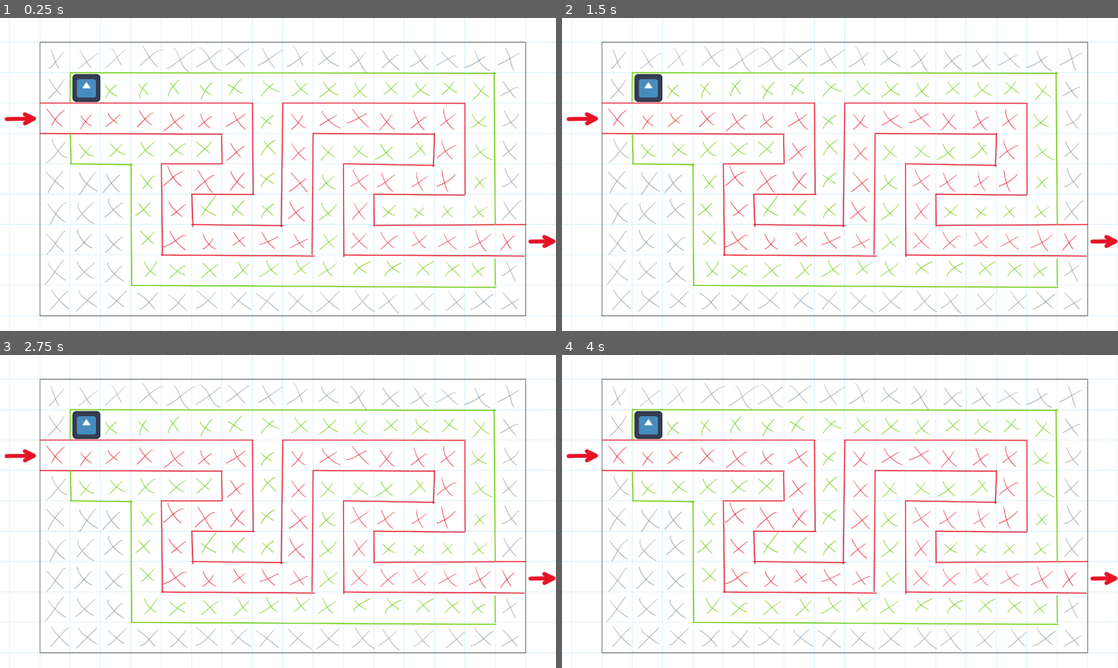
Above: before the commit, frames 1-4 (two rows, left to right).
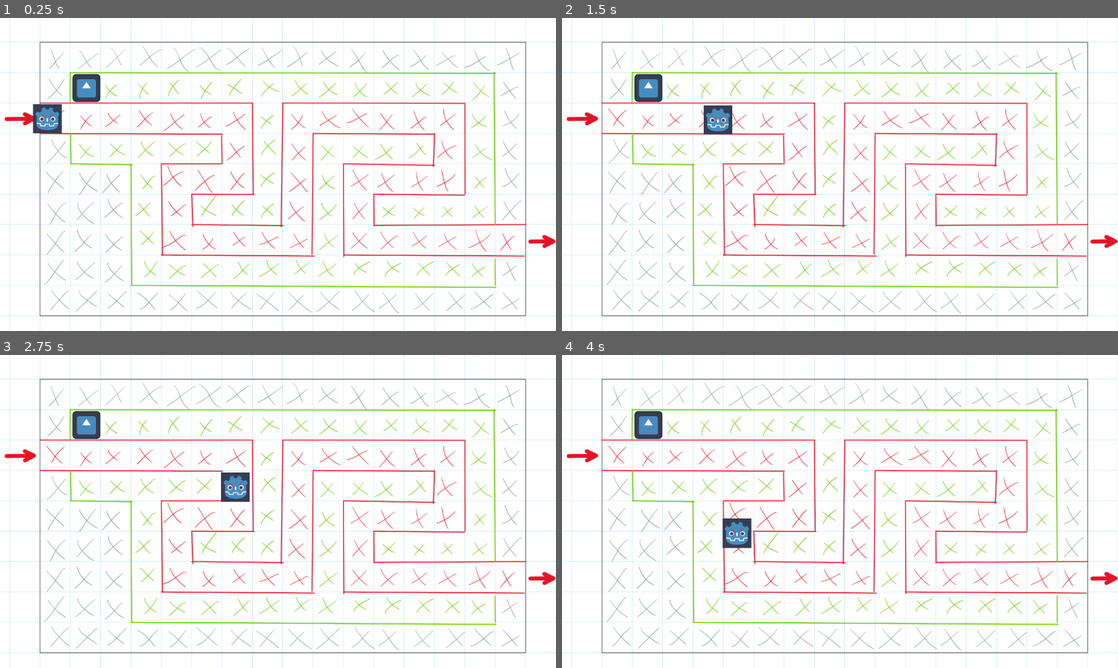
Above: after the commit, the same moments.

Repository: Pulvr/ProjectWaves
Game: Godot game, scene res://main.tscn
Same seed, same stepped clock (60 frames per second), same inputs: the game is played once before the commit and once after it. The engine's default icon, where the game draws it, is replaced by a stand-in: a white triangle on a blue panel in a dark square.
Inputs (mouse positions are in pixels of both pictures, inside the frame that each line leads up to):
- Up to frame 1 (0.25 s): no input
- Up to frame 2 (1.5 s): move the mouse to (962, 158) at 0.52 s; click (962, 158) at 0.67 s; drag from (728, 190) to (812, 237) at 1.27 s
- Up to frame 3 (2.75 s): move the mouse to (333, 442) at 2.02 s; click (333, 442) at 2.17 s
- Up to frame 4 (4 s): drag from (812, 574) to (673, 464) at 2.77 s; move the mouse to (1006, 558) at 3.52 s; click (1006, 558) at 3.67 s

The runs differ from the first frame. In frame 1, 0.5% of the frame differs, in the area x 5-12%, y 27-37%; in frame 2, 0.5%; in frame 3, 0.5%; in frame 4, 0.5%, in the area x 28-35%, y 52-62%.

Commit message:
first movement from enemy, weird glitch issue with dragndrop atm

Diff:
--- /dev/null
+++ b/Mob.gd
@@ -0,0 +1,9 @@
+extends CharacterBody2D
+
+
+@export var speed = 200
+
+func _process(delta):
+	get_parent().set_progress(get_parent().get_progress() + speed*delta)
+	if get_parent().get_progress_ratio() == 1:
+		queue_free()
--- /dev/null
+++ b/Mob.tscn
@@ -0,0 +1,17 @@
+[gd_scene load_steps=4 format=3 uid="uid://cnl0xsjg6usbp"]
+
+[ext_resource type="Script" path="res://Mob.gd" id="1_tvt2l"]
+[ext_resource type="Texture2D" uid="uid://rfn5me1f0ugn" path="res://assets/Background/Enemy/EnemyTestSprite.png" id="1_v160u"]
+
+[sub_resource type="CircleShape2D" id="CircleShape2D_geskg"]
+radius = 28.0179
+
+[node name="Mob" type="CharacterBody2D"]
+script = ExtResource("1_tvt2l")
+
+[node name="EnemyTestSprite" type="Sprite2D" parent="."]
+scale = Vector2(0.6, 0.6)
+texture = ExtResource("1_v160u")
+
+[node name="CollisionShape2D" type="CollisionShape2D" parent="."]
+shape = SubResource("CircleShape2D_geskg")
--- /dev/null
+++ b/draggable_Sprite.gd
@@ -0,0 +1,11 @@
+extends Node2D
+
+
+# Called when the node enters the scene tree for the first time.
+func _ready():
+	pass # Replace with function body.
+
+
+# Called every frame. 'delta' is the elapsed time since the previous frame.
+func _process(delta):
+	pass
--- a/draggable_Sprite.tscn
+++ b/draggable_Sprite.tscn
@@ -1,10 +1,11 @@
-[gd_scene load_steps=3 format=3 uid="uid://bhjmsnytfgeys"]
+[gd_scene load_steps=3 format=3 uid="uid://dumiy2kp3f6wr"]
 
 [ext_resource type="Script" path="res://dragndrop.gd" id="1_1rty4"]
 [ext_resource type="Texture2D" uid="uid://by5hgxtu7f5pb" path="res://icon.svg" id="2_dbsd8"]
 
 [node name="DraggableSprite" type="Node2D"]
-position = Vector2(126, 109)
+metadata/_edit_horizontal_guides_ = [-32.0, 32.0]
+metadata/_edit_vertical_guides_ = [-32.0, 32.0]
 
 [node name="Sprite2D" type="Sprite2D" parent="."]
 scale = Vector2(0.498047, 0.498047)
--- a/dragndrop.gd
+++ b/dragndrop.gd
@@ -6,21 +6,24 @@
 
 func _physics_process(delta):
 	if is_dragging:
-		var new_position = get_global_mouse_position()
+		#var new_position = get_global_mouse_position()
 
 		# Get viewport boundaries
-		var viewport = get_viewport_rect()
-		print(viewport.size)
-		var half_size = get_rect().size / 2
+		#var viewport = get_viewport_rect()
+		#print(viewport.size)
+		#var half_size = get_viewport_rect().size / 2
+
 
 		# Clamp the position to keep the sprite within the screen bounds
 		# clamp(value,min,max)
-		new_position.x = clamp(new_position.x, half_size.x, viewport.size.x - half_size.x)
-		new_position.y = clamp(new_position.y, half_size.y, viewport.size.y - half_size.y)
+		#new_position.x = clamp(new_position.x, half_size.x, viewport.size.x - half_size.x)
+		#new_position.y = clamp(new_position.y, half_size.y, viewport.size.y - half_size.y)
+		#print(half_size.x)
+		#print(half_size.y)
 
 		# Move the sprite smoothly to the clamped position
 		var tween = get_tree().create_tween()
-		tween.tween_property(self, "position", new_position, delay * delta)
+		tween.tween_property(self, "position", get_global_mouse_position() - mouse_offset, delay * delta)
 
 func _input(event):
 	if event is InputEventMouseButton and event.button_index == MOUSE_BUTTON_LEFT:
@@ -28,6 +31,7 @@
 			if get_rect().has_point(to_local(event.position)):
 				print("clicked on sprite")
 				is_dragging = true
+				mouse_offset = get_global_mouse_position() - global_position
 		else:
 			print("released button")
 			is_dragging = false
--- a/main.tscn
+++ b/main.tscn
@@ -1,9 +1,18 @@
-[gd_scene load_steps=3 format=3 uid="uid://cjs3x8p3385u3"]
+[gd_scene load_steps=5 format=3 uid="uid://cjs3x8p3385u3"]
 
 [ext_resource type="Texture2D" uid="uid://c3m80mses7j52" path="res://assets/Background/Background.png" id="1_uhpr5"]
-[ext_resource type="PackedScene" uid="uid://bhjmsnytfgeys" path="res://draggable_Sprite.tscn" id="2_2ra3d"]
+[ext_resource type="PackedScene" uid="uid://dumiy2kp3f6wr" path="res://draggable_Sprite.tscn" id="2_2ra3d"]
+[ext_resource type="PackedScene" uid="uid://cnl0xsjg6usbp" path="res://Mob.tscn" id="3_ajw72"]
+
+[sub_resource type="Curve2D" id="Curve2D_vvj5n"]
+_data = {
+"points": PackedVector2Array(0, 0, 0, 0, 96, 232, 0, 0, 0, 0, 578, 237, 0, 0, 0, 0, 581, 376, 0, 0, 0, 0, 439, 374, 0, 0, 0, 0, 442, 516, 0, 0, 0, 0, 715, 517, 0, 0, 0, 0, 714, 232, 0, 0, 0, 0, 1067, 232, 0, 0, 0, 0, 1071, 370, 0, 0, 0, 0, 855, 372, 0, 0, 0, 0, 862, 514, 0, 0, 0, 0, 1208, 520)
+}
+point_count = 12
 
 [node name="Main" type="Node2D"]
+metadata/_edit_horizontal_guides_ = [5.0]
+metadata/_edit_vertical_guides_ = [4.0]
 
 [node name="Background" type="Sprite2D" parent="."]
 position = Vector2(648, 355)
@@ -12,3 +21,16 @@
 
 [node name="DraggableSprite" parent="." instance=ExtResource("2_2ra3d")]
 position = Vector2(199, 161)
+
+[node name="PathSpawner" type="Node2D" parent="."]
+
+[node name="Path2D" type="Path2D" parent="PathSpawner"]
+curve = SubResource("Curve2D_vvj5n")
+
+[node name="PathFollow2D" type="PathFollow2D" parent="PathSpawner/Path2D"]
+position = Vector2(96, 232)
+rotates = false
+loop = false
+
+[node name="Mob" parent="PathSpawner/Path2D/PathFollow2D" instance=ExtResource("3_ajw72")]
+position = Vector2(-37, -1)
Binary file added: assets/Background/Enemy/EnemyTestSprite.png
Not shown, added: assets/Background/Enemy/EnemyTestSprite.png.import
Not shown, added: Mob27C7.tmp
